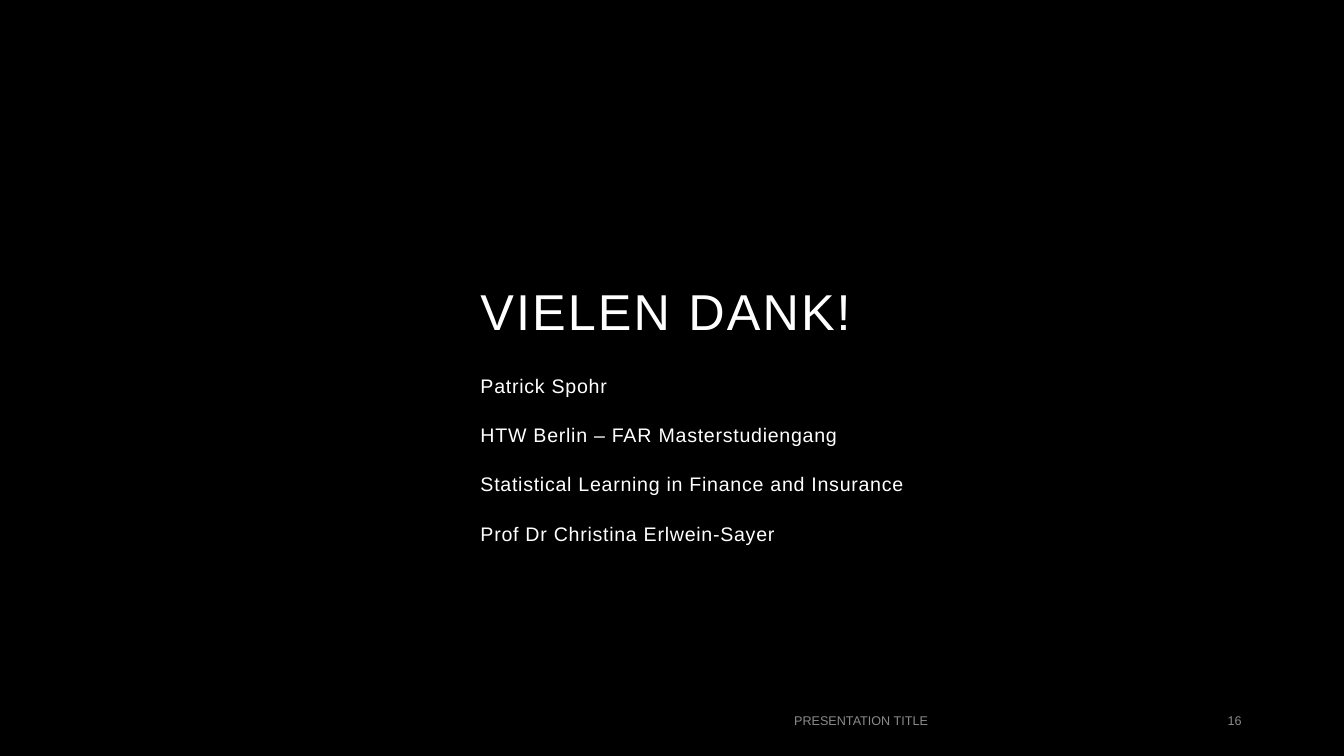
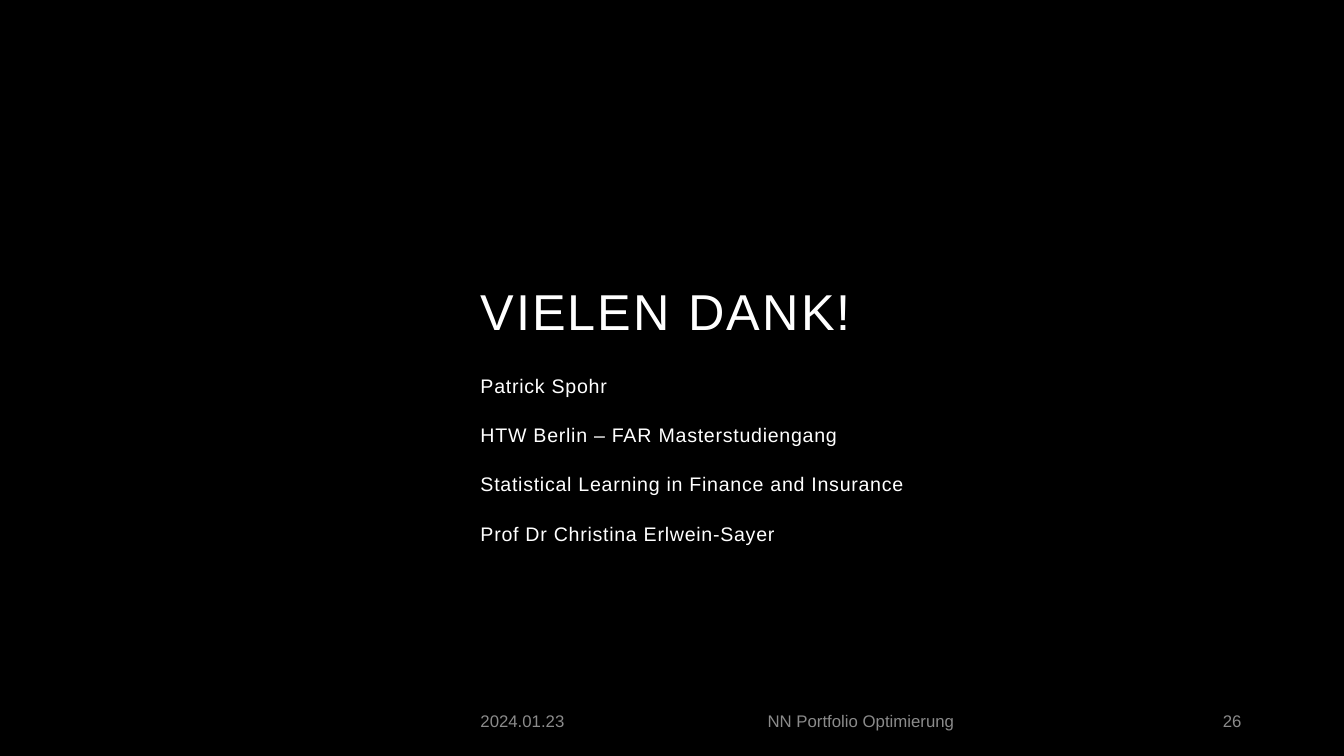
Before and after one commit to p-spohr/NN-Portfolio-Optimizer, a slide deck: slide 26 of Präsentation/pspohr - SLIFI Abschlusspräsentation 23Jan2024.pptx (slide 16 before the commit). Drawn at 1344x756 pixels with LibreOffice and Linux fonts; fonts in the diff are those of the drawing; background and template pictures are left out. Boxes give left, top, right and bottom in pixels: in the first picture for what was removed or moved away, otherwise in the second. Text is boxed around its words. In the diff, an @@ line names an element or a change of style, - is before the commit and + after.

```diff
--- a/Präsentation/pspohr - SLIFI Abschlusspräsentation 23Jan2024.pptx
+++ b/Präsentation/pspohr - SLIFI Abschlusspräsentation 23Jan2024.pptx
@@ text added at (480, 715, 564, 727), 12 pt, text #8C8C8C @@
+2024.01.23
@@ text at (768, 715, 954, 731): text changed; size 9 to 12 pt @@
-PRESENTATION TITLE
+NN Portfolio Optimierung
@@ page number at (1223, 715, 1242, 727): text changed; size 9 to 12 pt @@
-16
+26
```
Also in this commit, not shown: 11 other slides changed, 14 slides added, 4 slides removed, 1 other file.
